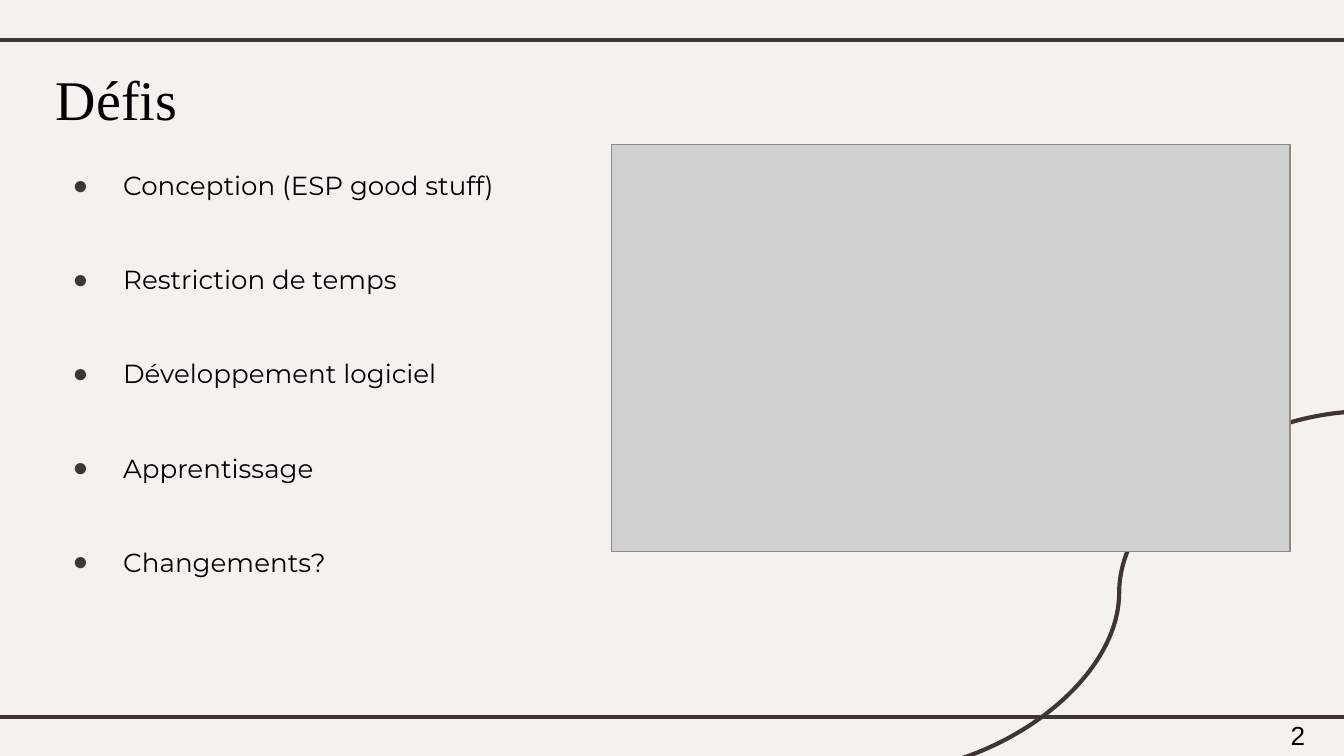
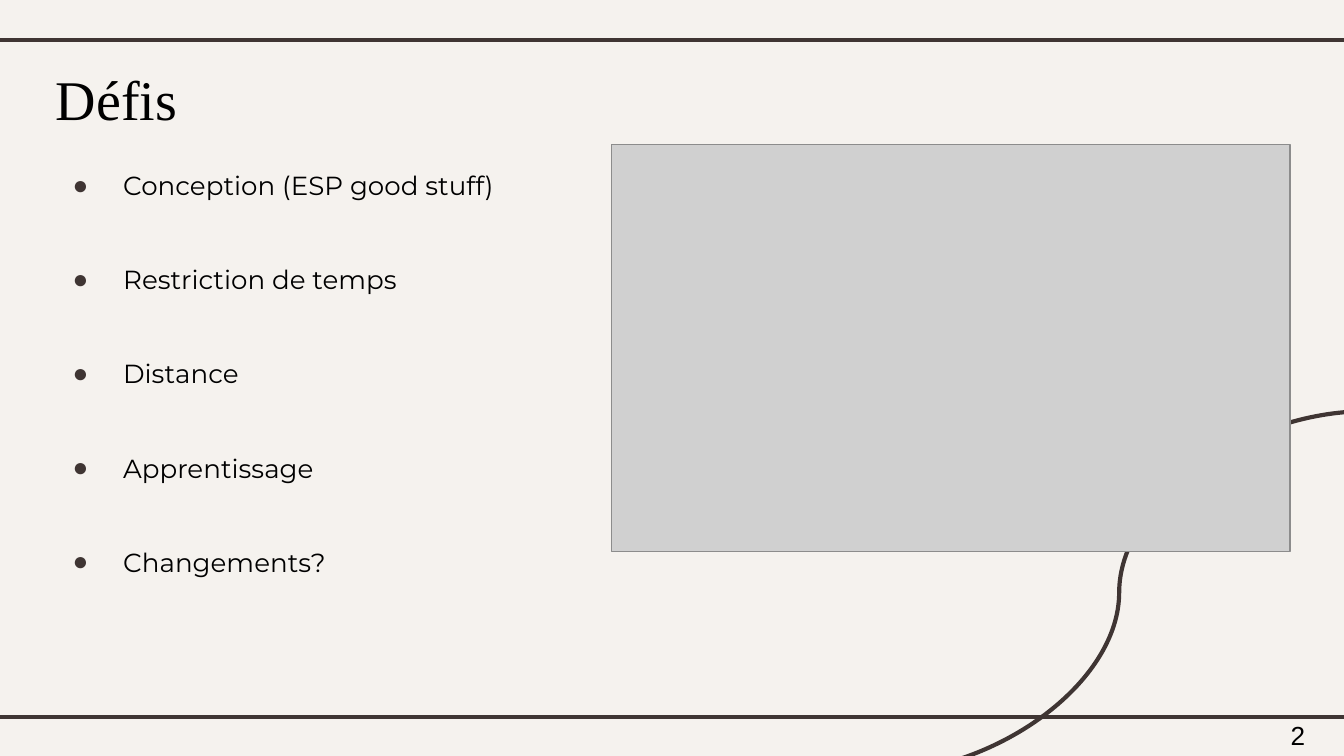
Before and after one commit to Jabooby/CCI_UdeS, a slide deck: slide 8 of Competition/Summer_2024/Presentation/CCI_Presentation_equipe3.pptx. Drawn at 1344x756 pixels with LibreOffice and Linux fonts; fonts in the diff are those of the drawing; grey boxes stand for pictures. Boxes give left, top, right and bottom in pixels: in the first picture for what was removed or moved away, otherwise in the second. Text is boxed around its words. In the diff, an @@ line names an element or a change of style, - is before the commit and + after.

```diff
--- a/Competition/Summer_2024/Presentation/CCI_Presentation_equipe3.pptx
+++ b/Competition/Summer_2024/Presentation/CCI_Presentation_equipe3.pptx
@@ subtitle at (123, 363, 239, 383): text changed @@
-● Développement logiciel
+● Distance
```
Also in this commit, not shown: 5 other slides changed.
